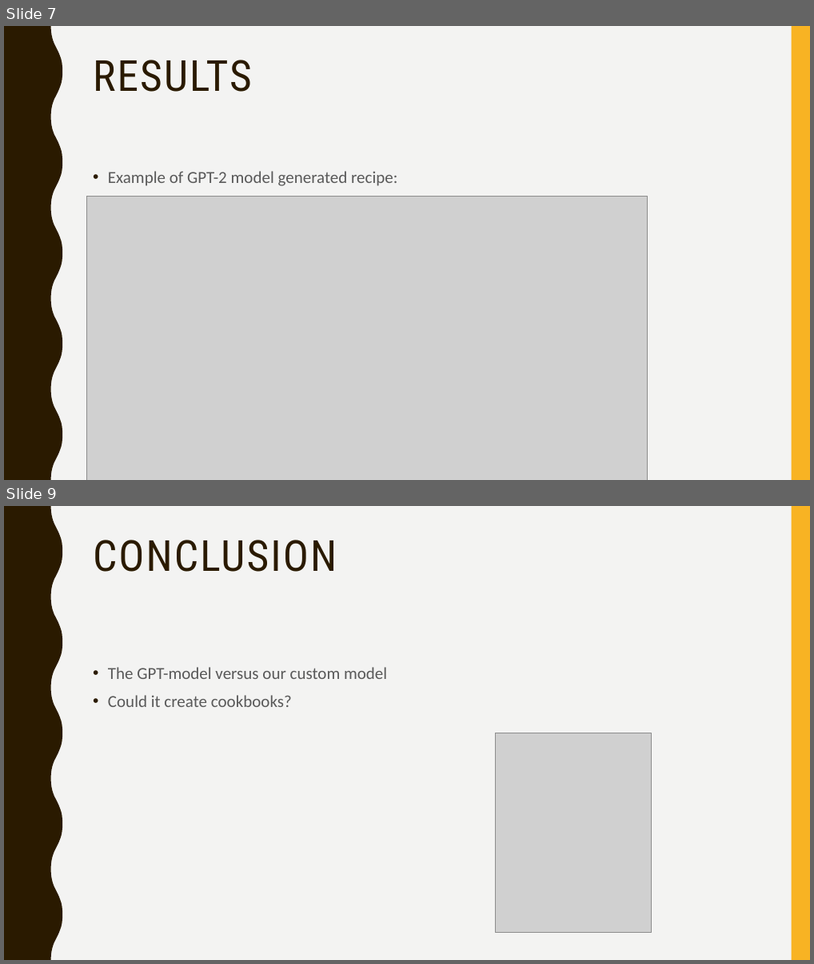
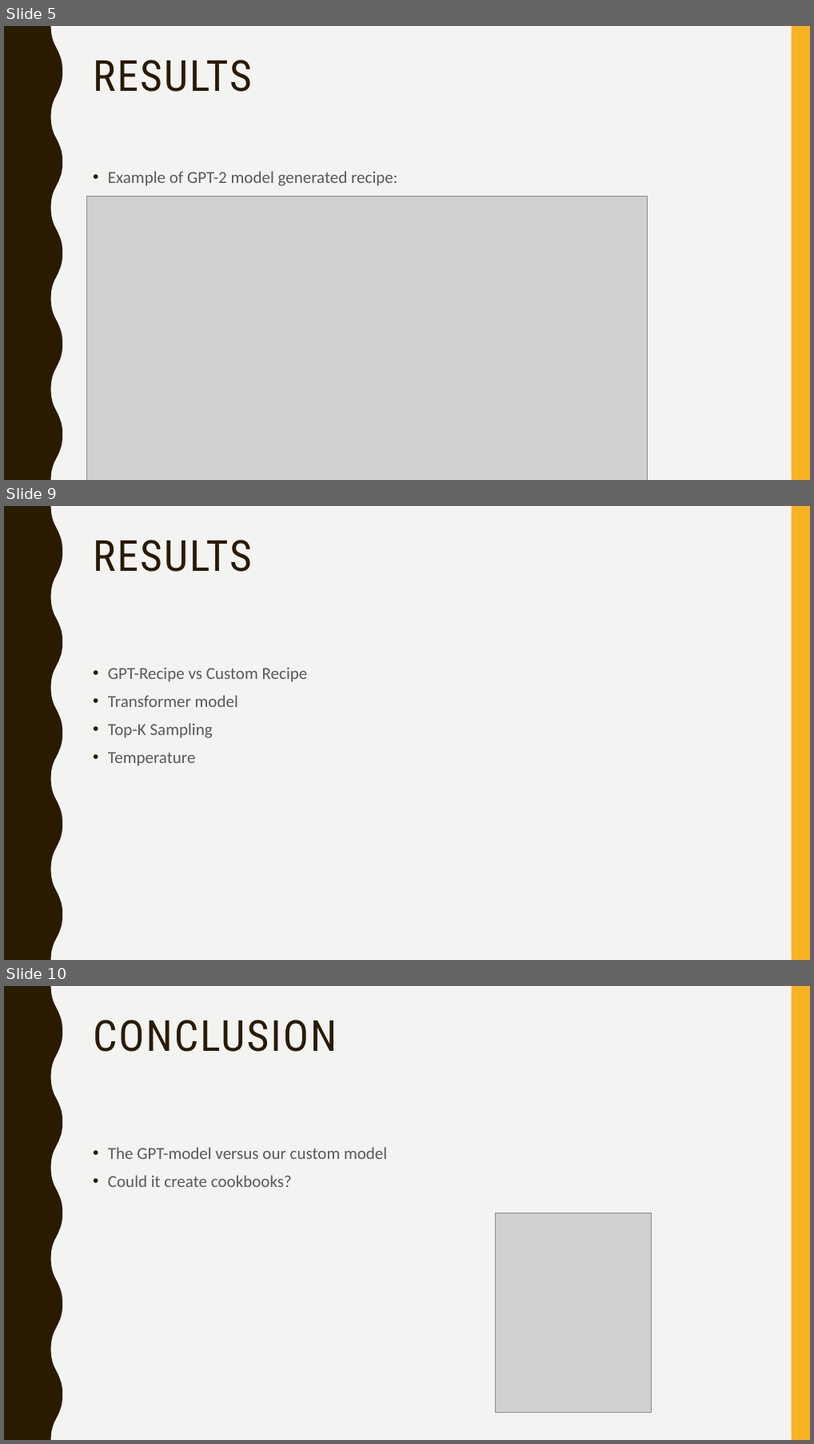
Before and after one commit to timholthuijsen/NLPChef, a slide deck: NLPCHEF.pptx. Shown one above the other, each under a label of ours: slides 7 and 9 before the commit, slides 5, 9 and 10 after it; the slides between them are not shown. The pictures are 814x964 and 814x1444 pixels, drawn with LibreOffice and Linux fonts; fonts in the diff are those of the drawing; grey boxes stand for pictures. Boxes give left, top, right and bottom in pixels: in the first picture for what was removed or moved away, otherwise in the second. Text is boxed around its words. In the diff, an @@ line names an element or a change of style, - is before the commit and + after.

```diff
--- a/NLPCHEF.pptx
+++ b/NLPCHEF.pptx
@@ slide 9 added at box(4, 506, 810, 960), background #F3F3F2; not listed: 2 template elements that a slide beside it also shows @@
@@ title added at box(93, 540, 252, 572), 51 pt, text #2A1A00 @@
+RESULTS
@@ text added at box(108, 667, 308, 766), 20 pt, text #595959 @@
+• GPT-Recipe vs Custom Recipe
+• Transformer model
+• Top-K Sampling
+• Temperature
@@ what was slide 7 is now slide 5 @@
@@ what was slide 9 is now slide 10 @@
```
Also in this commit, not shown: 1 slide changed, 2 other slides added, 2 slides removed.
